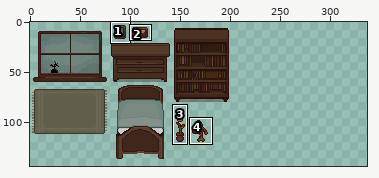
A sprite sheet gets an edit: Assets/Sprites/Tileset/furniture_1.png. The first picture is a wide view before the edit; the outline marks the close-up.
Close-up. First the earlier version:
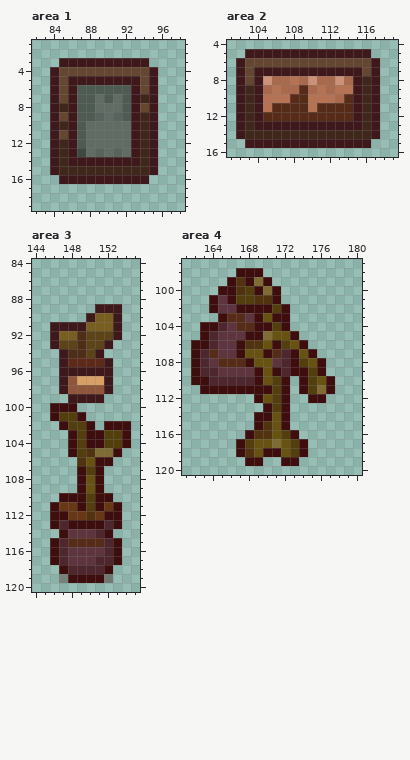
The file is 500x500 pixels. Colours within 5 levels of each other are drawn and written as one. Shown: area 1: x 82..98, y 1..19; area 2: x 101..119, y 4..16; area 3: x 144..155, y 84..120; area 4: x 161..180, y 97..120. The wide view leaves out empty margins. The commit also changed other parts of the picture, which this record leaves out.
The same view after the edit:
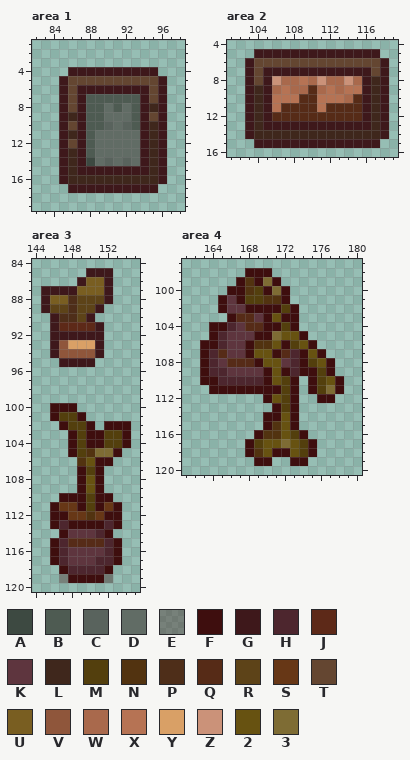
Palette (. is transparent): A #3d4941  B #4e5b52  C #59635d  D #616c65  E #3e0e0e59  F #3e0e0e  G #3e181b  H #4d262e  J #5d2918  K #5e353e  L #3f271c  M #533f0d  N #523310  P #4e2e19  Q #562b17  R #5d4318  S #673716  T #644631  U #795e21  V #8f563b  W #a9694c  X #b67354  Y #d9a066  Z #cb9279  2 #675211  3 #7e6c34
Edits made:
Changed rows in their new state; - is an unchanged pixel.
Area 1:
first column x 84:
 3 -..........--
 4 ..GGGGGGGGG--
 5 .GTTTTTTTT-TG
 6 .GTGGGGGG-GTG
 7 .GTG-B-B-BGTG
 8 .GTG-B-BDBGLG
 9 .GLG-B-DDBGTG
10 .GTGBBC-CBGLG
11 .GLGB----DGLG
12 .GTGB----DGLG
13 .GLGBD-D-DGLG
14 .GL-ADCDCDGLG
15 .G-GGGGGGGGLG
16 --LLLLLLLLLLG
17 --GGGGGGGGGG-
Area 2:
first column x 102:
 5 -.-------------G-
 6 .G-------------TG
 7 .GT-----------GTG
 8 .GTGZ-WXWZ-WZWGLG
 9 .GLGWX-WQWXW-XGLG
10 .GLG--X-Q--XWQGLG
11 .GLGX---QX---QGLG
12 .GLG---------QGLG
13 .GL-----------GLG
14 .G-------------LG
15 -.-------------G-
Area 3:
first column x 145:
 85 -----GGG-
 86 ----GUUG-
 87 GGGGUUUG-
 88 GUUPRRRG-
 89 GRRPRR-..
 90 -GPPR-...
 91 --JJJJG..
 92 --GGGGG..
 93 --VYYYG.-
 94 -GVVVV---
 95 ---GGG..-
 96 --......-
 97 --......-
 98 --......-
 99 ---....--
Area 4:
first column x 162:
 98 -----.--F--------
 99 ----.FNF3F-------
100 ---.-FNMF3F------
101 --.FKF-M-NF------
102 --.F-K---FMF-----
103 ---.F-QKF2-F-----
104 -.-FHK-Q-FMF-----
105 -.FH--K-F3-2F----
106 .-FH-KF-N2FM2F---
107 .FHQ-KF-2FQHF2F--
108 .FHK--QF-2KHFM2F-
109 .F-H---KF2FH-FMF-
110 .-F----HF2MF.FM2F
111 -.-------FMF.FM3F
112 -------.F2MF-.-F-
113 --------.FMF-----
114 -------.-F2F-----
115 -------.FN2F-----
116 ------.F-N2MF----
117 -----.FM-232MF---
118 -----.FN2-F2MF---
119 ------.-F-.-F----
Changed places in both close-ups, as pixel boxes (x1, y1, x2, y2):
changed: (50, 58, 167, 193)
changed: (236, 49, 389, 148)
changed: (41, 268, 122, 403)
changed: (191, 268, 344, 466)
